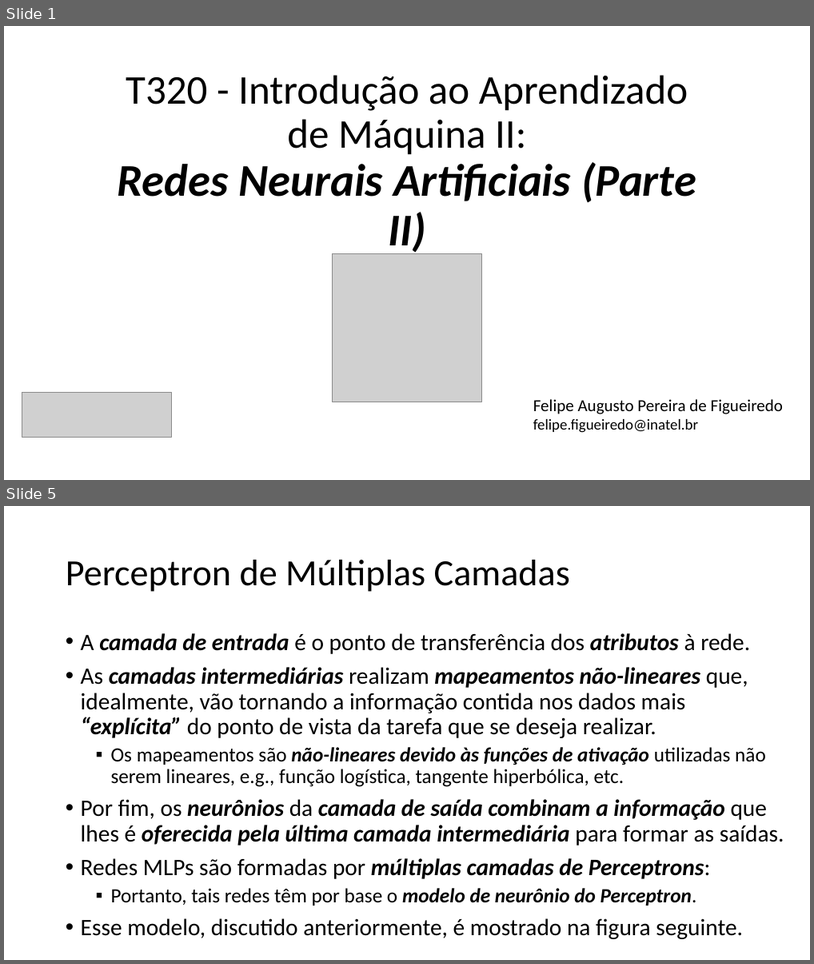
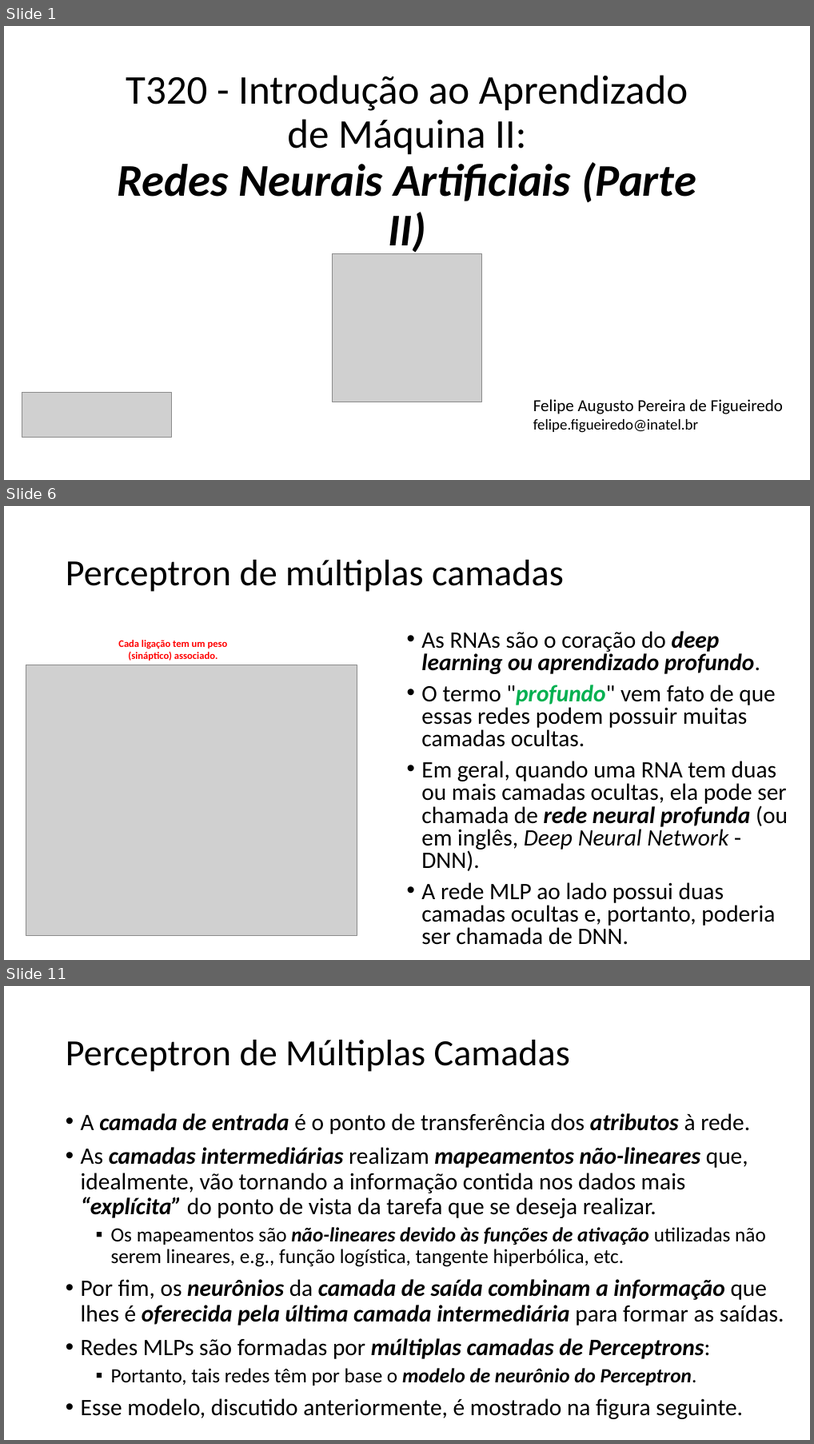
Before and after one commit to zz4fap/t320_aprendizado_de_maquina, a slide deck: slides/T320_Redes_Neurais_Artificiais (Parte II).pptx. Shown one above the other, each under a label of ours: slides 1 and 5 before the commit, slides 1, 6 and 11 after it; the slides between them are not shown. The pictures are 814x964 and 814x1444 pixels, drawn with LibreOffice and Linux fonts; fonts in the diff are those of the drawing; grey boxes stand for pictures. Boxes give left, top, right and bottom in pixels: in the first picture for what was removed or moved away, otherwise in the second. Text is boxed around its words. In the diff, an @@ line names an element or a change of style, - is before the commit and + after.

```diff
--- a/slides/T320_Redes_Neurais_Artificiais (Parte II).pptx
+++ b/slides/T320_Redes_Neurais_Artificiais (Parte II).pptx
@@ slide 6 added at [4,506,810,960], background #FFFFFF @@
@@ title added at [66,560,564,592], 44 pt, text #000000 @@
+Perceptron de múltiplas camadas
@@ text added at [118,640,228,660], 12 pt, text #FF0000, bold @@
+Cada ligação tem um peso (sináptico) associado.
@@ text added at [422,631,788,944], 28 pt, text #000000 @@
+• As RNAs são o coração do deep learning ou aprendizado profundo.
+• O termo "profundo" vem fato de que essas redes podem possuir muitas camadas ocultas.
+• Em geral, quando uma RNA tem duas ou mais camadas ocultas, ela pode ser chamada de rede neural profunda (ou em inglês, Deep Neural Network - DNN).
+• A rede MLP ao lado possui duas camadas ocultas e, portanto, poderia ser chamada de DNN.
@@ picture added at [26,664,357,936] @@
@@ what was slide 5 is now slide 11 @@
```
Also in this commit, not shown: 2 slides changed, 6 other slides added, 1 slide removed.
